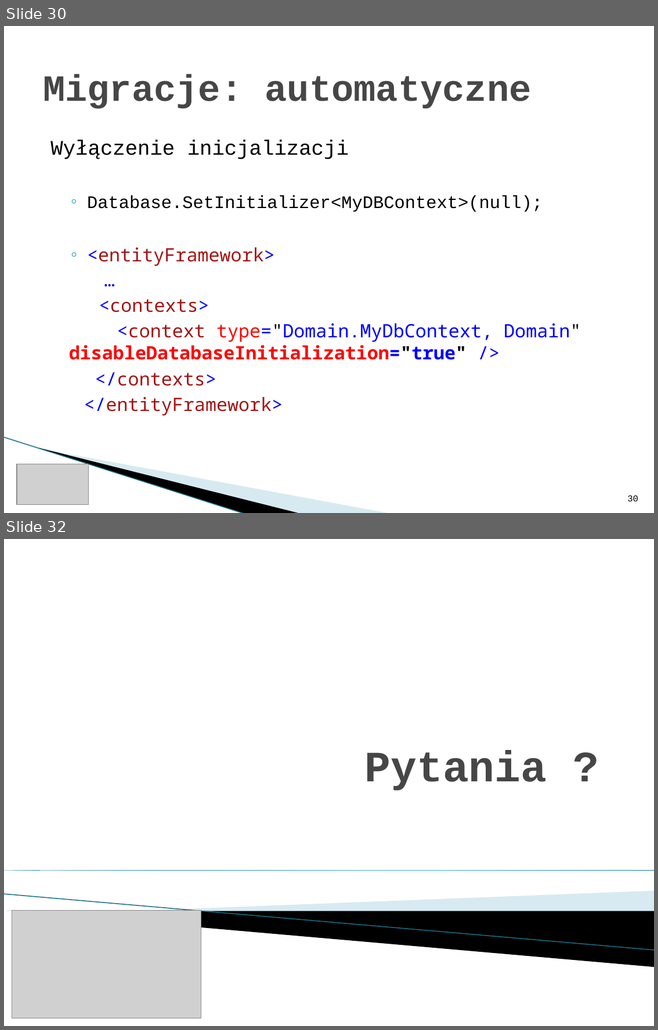
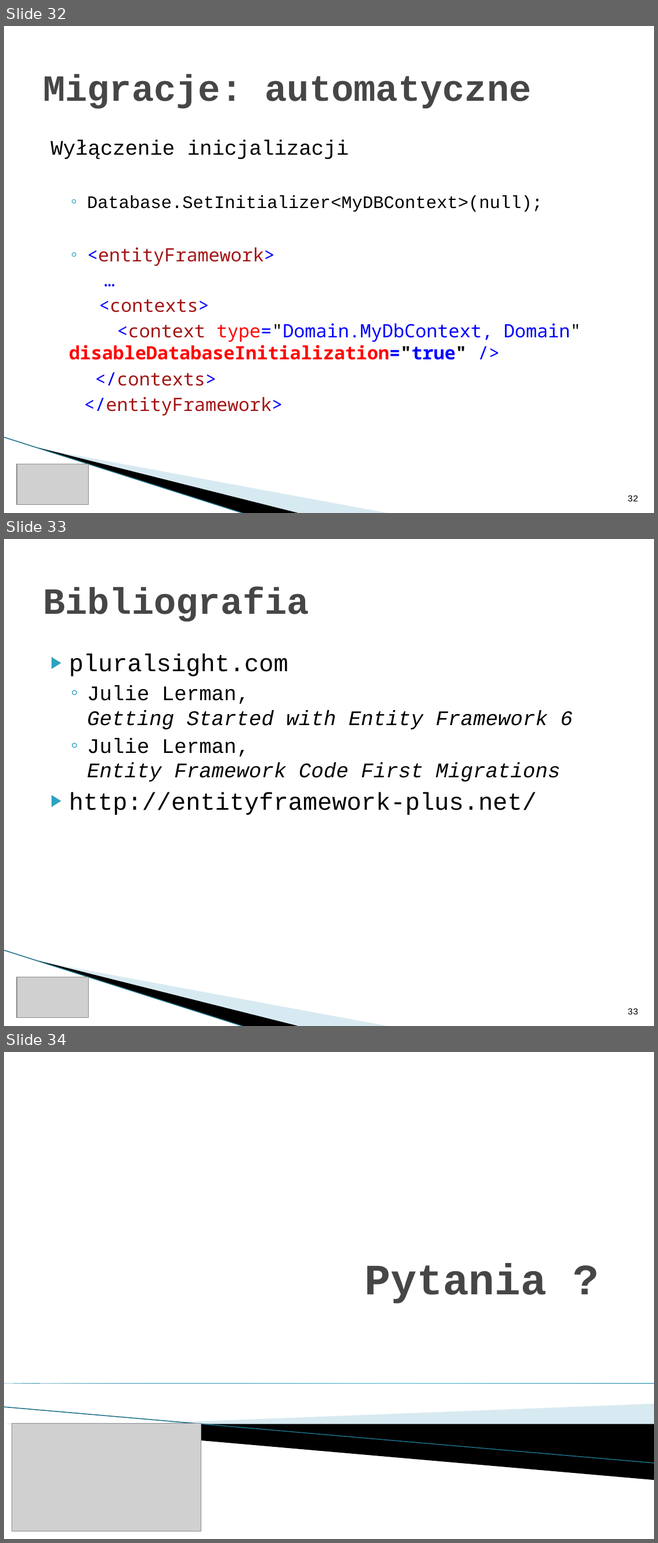
Before and after one commit to rwoszczyk/Training, a slide deck: ItKrd_EF.pptx. Shown one above the other, each under a label of ours: slides 30 and 32 before the commit, slides 32, 33 and 34 after it; the slides between them are not shown. The pictures are 658x1030 and 658x1543 pixels, drawn with LibreOffice and Linux fonts; fonts in the diff are those of the drawing; grey boxes stand for pictures; background and template pictures are left out. Boxes give left, top, right and bottom in pixels: in the first picture for what was removed or moved away, otherwise in the second. Text is boxed around its words. In the diff, an @@ line names an element or a change of style, - is before the commit and + after.

```diff
--- a/ItKrd_EF.pptx
+++ b/ItKrd_EF.pptx
@@ slide 33 added at bbox=[4, 539, 654, 1026], background #FFFFFF; not listed: 3 template elements that a slide beside it also shows @@
@@ title added at bbox=[43, 587, 309, 622], 41 pt, text #464646, bold @@
+Bibliografia
@@ text added at bbox=[69, 654, 572, 815], 23 pt, text #000000 @@
+▶ pluralsight.com
+  ◦ Julie Lerman,
+    Getting Started with Entity Framework 6
+  ◦ Julie Lerman,
+    Entity Framework Code First Migrations
+▶ http://entityframework-plus.net/
@@ picture added at bbox=[17, 977, 89, 1017] @@
@@ page number added at bbox=[627, 1008, 638, 1015], 10 pt, text #000000 @@
+33
@@ what was slide 30 is now slide 32 @@
@@ page number at bbox=[627, 495, 638, 502]: text changed @@
-30
+32
@@ what was slide 32 is now slide 34 @@
```
Also in this commit, not shown: 2 other slides added, 1 slide removed, 6 other files.
